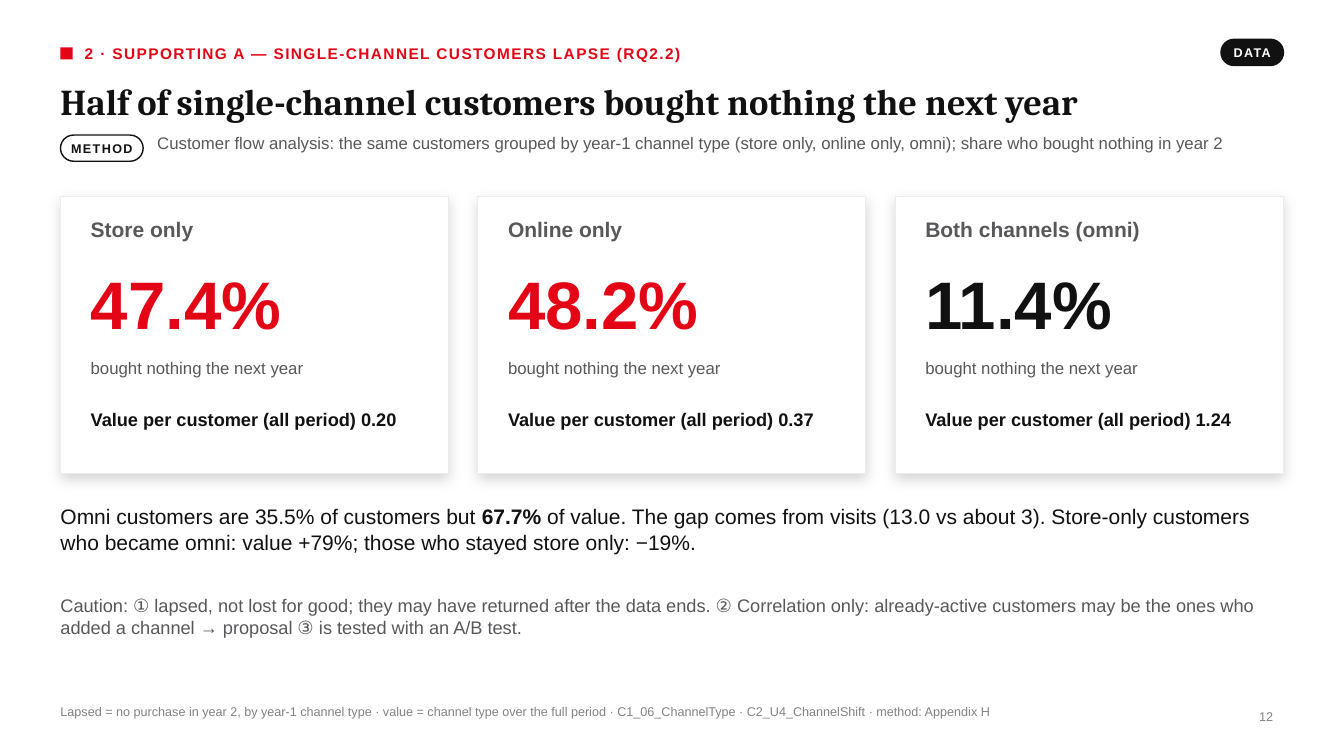
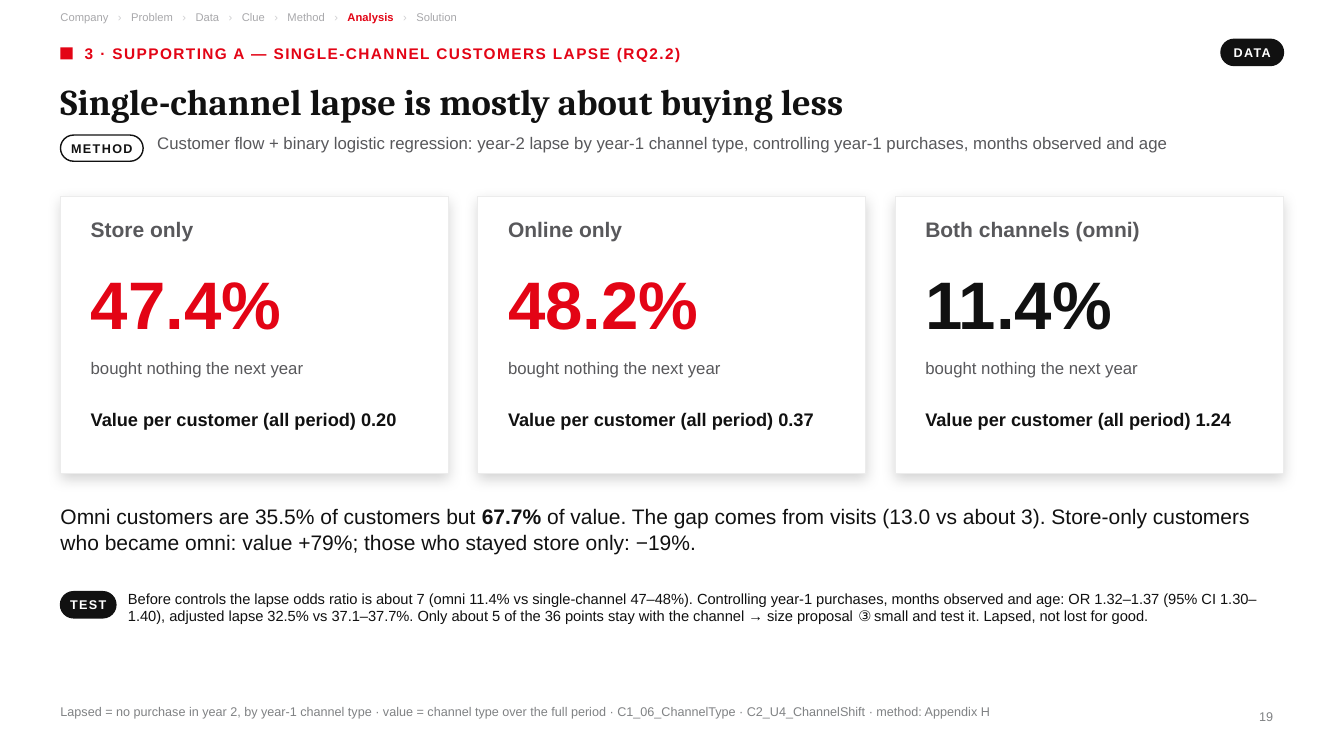
Before and after one commit to underthesun7213/social-data, a slide deck: slide 19 of presentation/hm_retention_deck_en.pptx (slide 12 before the commit). Drawn at 1344x756 pixels with LibreOffice and Linux fonts; fonts in the diff are those of the drawing. Boxes give left, top, right and bottom in pixels: in the first picture for what was removed or moved away, otherwise in the second. Text is boxed around its words. In the diff, an @@ line names an element or a change of style, - is before the commit and + after.

```diff
--- a/presentation/hm_retention_deck_en.pptx
+++ b/presentation/hm_retention_deck_en.pptx
@@ text added at (60, 13, 457, 23), 8 pt, text #A8A8AB @@
+Company › Problem › Data › Clue › Method › Analysis › Solution
@@ text at (85, 48, 680, 63): text changed @@
-2 · SUPPORTING A — SINGLE-CHANNEL CUSTOMERS LAPSE (RQ2.2)
+3 · SUPPORTING A — SINGLE-CHANNEL CUSTOMERS LAPSE (RQ2.2)
@@ title at (60, 89, 843, 123): text changed @@
-Half of single-channel customers bought nothing the next year
+Single-channel lapse is mostly about buying less
@@ text at (157, 137, 1167, 153): text changed @@
-Customer flow analysis: the same customers grouped by year-1 channel type (store only, online only, omni); share who bought nothing in year 2
+Customer flow + binary logistic regression: year-2 lapse by year-1 channel type, controlling year-1 purchases, months observed and age
@@ text removed at (60, 598, 1253, 638) @@
-Caution: ① lapsed, not lost for good; they may have returned after the data ends. ② Correlation only: already-active customers may be the ones who added a channel → proposal ③ is tested with an A/B test.
@@ rounded rectangle added at (60, 592, 116, 618), fill #111111, outline #111111 1 pt, 9 pt, text #FFFFFF, bold @@
+TEST
@@ text added at (128, 593, 1257, 624), 10.5 pt, text #111111 @@
+Before controls the lapse odds ratio is about 7 (omni 11.4% vs single-channel 47–48%). Controlling year-1 purchases, months observed and age: OR 1.32–1.37 (95% CI 1.30–1.40), adjusted lapse 32.5% vs 37.1–37.7%. Only about 5 of the 36 points stay with the channel → size proposal ③ small and test it. Lapsed, not lost for good.
@@ page number at (1259, 712, 1273, 721): text changed @@
-12
+19
```
Also in this commit, not shown: 20 other slides changed, 7 slides added, 1 slide removed, 6 other files.
